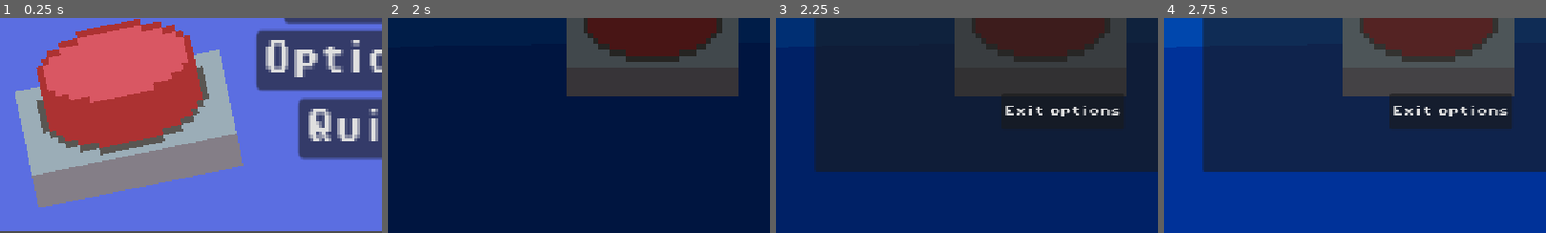
Above: before the commit, frames 1-4 (left to right).
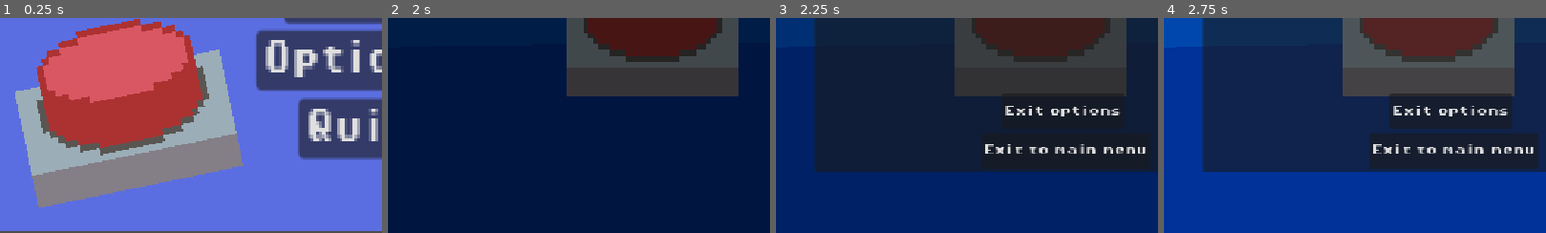
Above: after the commit, the same moments.

Repository: George101-dev/Click
Game: Godot game, scene res://main_menu.tscn
The game is run twice, just before and just after one commit, with the same random seed, the same clock (stepped at 60 frames per second) and the same inputs.
Inputs (mouse positions are % of the whole screen's width and height, from its top left):
- Up to frame 1 (0.25 s): no input
- Up to frame 2 (2 s): click "Start" at 0.5 s; click "Start" at 1.25 s
- Up to frame 3 (2.25 s): click (4, 6) at 2 s
- Up to frame 4 (2.75 s): no input
The pictures show only the part of the screen within x 2-52%, y 50-100%; the shares and areas given below are measured in that part.

Frames 1-2 are identical in both runs. In frame 3, 0.9% of the frame differs, in the area x 54-97%, y 58-64%; in frame 4, 7.2%, in the area x 54-98%, y 53-71%.

Commit message:
fullScreenAndMenuUpgrade

Diff:
--- a/settingsMainGame.tscn
+++ b/settingsMainGame.tscn
@@ -1,8 +1,10 @@
-[gd_scene load_steps=4 format=3 uid="uid://xfw6j7n8gvwb"]
+[gd_scene load_steps=6 format=3 uid="uid://xfw6j7n8gvwb"]
 
 [ext_resource type="Script" uid="uid://5je34l2hjnq4" path="res://settings_main_game.gd" id="1_8lrh3"]
 [ext_resource type="Texture2D" uid="uid://0ul4rgogd0ev" path="res://Settings_Icon_Sprite.png" id="1_p15vh"]
 [ext_resource type="PackedScene" uid="uid://cen7t36mmf470" path="res://optionsMenu.tscn" id="3_jt2fh"]
+[ext_resource type="FontFile" uid="uid://vh3a4o7wid0j" path="res://PixelOperator8-Bold.ttf" id="4_j1i7i"]
+[ext_resource type="PackedScene" uid="uid://cjtvnwbmnmcwn" path="res://fade_transition.tscn" id="5_d4jme"]
 
 [node name="TextureButton" type="TextureButton"]
 offset_top = 1.0
@@ -24,4 +26,26 @@
 offset_bottom = 526.0
 scale = Vector2(0.4446, 0.416416)
 
+[node name="Button2" type="Button" parent="OptionsMenu"]
+layout_mode = 0
+offset_left = 243.872
+offset_top = 453.335
+offset_right = 491.872
+offset_bottom = 507.335
+theme_override_fonts/font = ExtResource("4_j1i7i")
+text = "Exit to main menu"
+
+[node name="Fade_transition" parent="." instance=ExtResource("5_d4jme")]
+visible = false
+layout_mode = 0
+offset_left = -22.2754
+offset_top = -18.3062
+offset_right = 1152.72
+offset_bottom = 655.694
+scale = Vector2(1.70374, 1.50694)
+
+[node name="Fade_Timer" type="Timer" parent="Fade_transition"]
+
 [connection signal="pressed" from="." to="." method="_on_pressed"]
+[connection signal="pressed" from="OptionsMenu/Button2" to="." method="_on_button_2_pressed"]
+[connection signal="timeout" from="Fade_transition/Fade_Timer" to="." method="_on_fade_timer_timeout"]
--- a/settings_main_game.gd
+++ b/settings_main_game.gd
@@ -6,3 +6,15 @@
 
 func _on_pressed() -> void:
 	$OptionsMenu.show()
+
+
+func _on_button_2_pressed() -> void:
+	buttonType = "toMenu"
+	$Fade_transition.show()
+	$Fade_transition/Fade_Timer.start()
+	$Fade_transition/AnimationPlayer.play("fade_in")
+
+
+func _on_fade_timer_timeout() -> void:
+	if buttonType == "toMenu":
+		get_tree().change_scene_to_file("res://main_menu.tscn")
